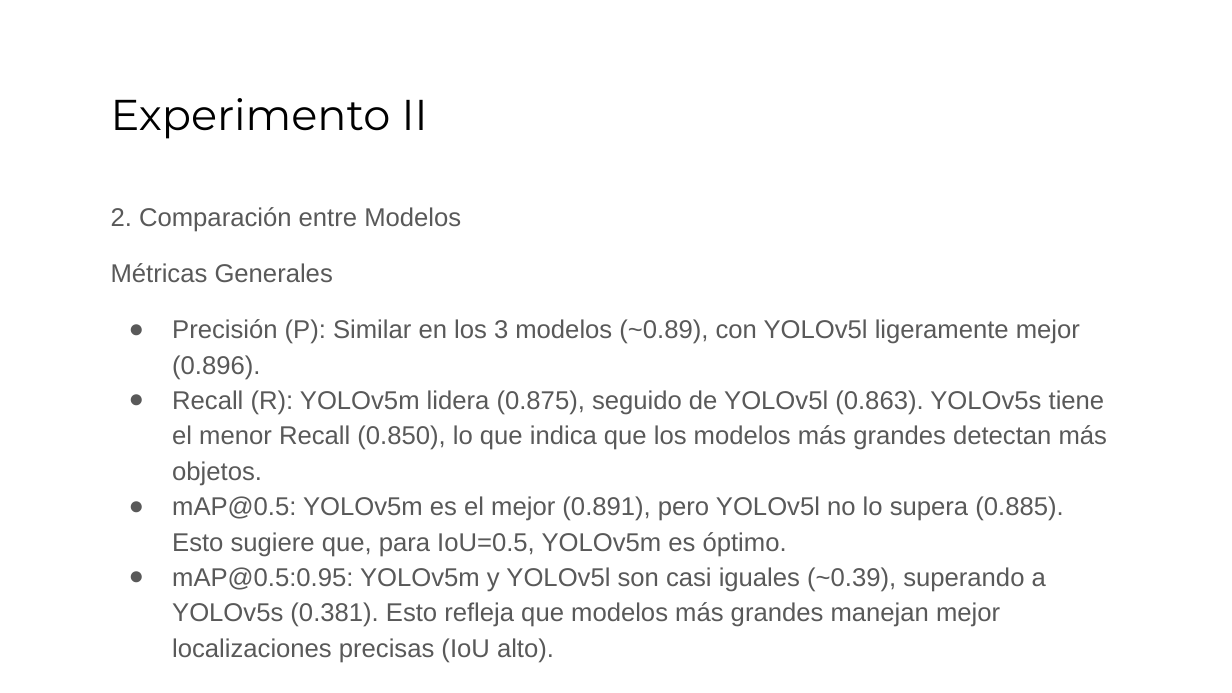
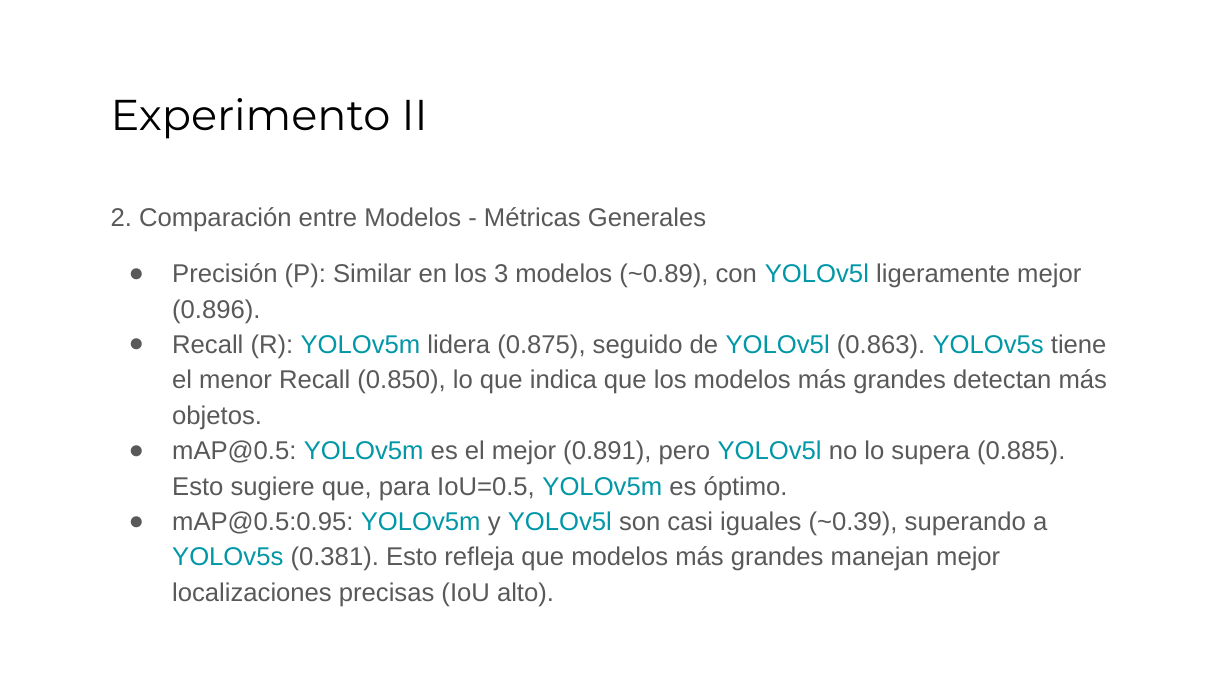
Before and after one commit to matiastripode/ceia-vision-2-tp-integrador, a slide deck: slide 26 of VPC2 TP Integrador.pptx. Drawn at 1232x693 pixels with LibreOffice and Linux fonts; fonts in the diff are those of the drawing. Boxes give left, top, right and bottom in pixels: in the first picture for what was removed or moved away, otherwise in the second. Text is boxed around its words. In the diff, an @@ line names an element or a change of style, - is before the commit and + after.

```diff
--- a/VPC2 TP Integrador.pptx
+++ b/VPC2 TP Integrador.pptx
@@ text at [111, 207, 706, 232]: text changed @@
-2. Comparación entre Modelos
-Métricas Generales
+2. Comparación entre Modelos - Métricas Generales
@@ text at [172, 263, 1107, 607]: text colour #595959 to #0097A7 in "YOLOv5l", "YOLOv5m YOLOv5l YOLOv5s", "YOLOv5m YOLOv5l YOLOv5m", "YOLOv5m YOLOv5l YOLOv5s" @@
```
Also in this commit, not shown: 9 other slides changed, 1 slide added, 1 slide removed.
